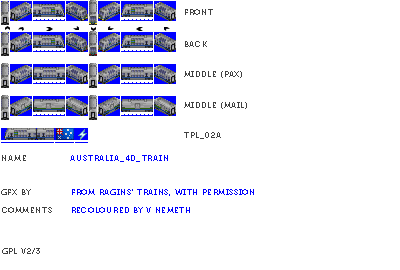
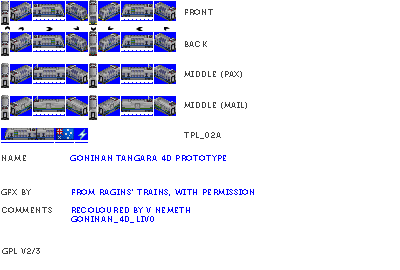
Layer changes from the first 400×270 image to the second:
added layer "panto" (1st of 2) above "Layer 5" over [2, 1, 176, 109]
renamed "Australia_4D_Train" to "Goninan Tangara 4D Prototype", painted on it over [70, 155, 226, 162]
renamed "recoloured by v nemeth" to "recoloured by v nemeth Goninan_4D_Liv0", painted on it over [71, 216, 154, 223]
